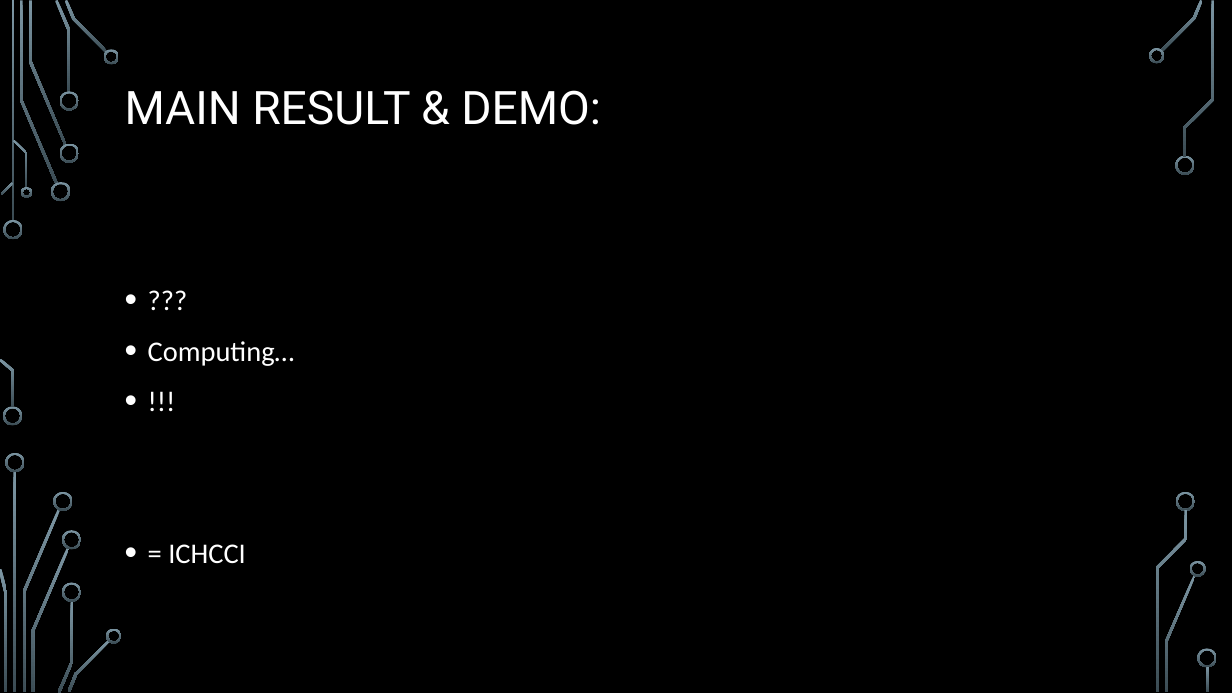
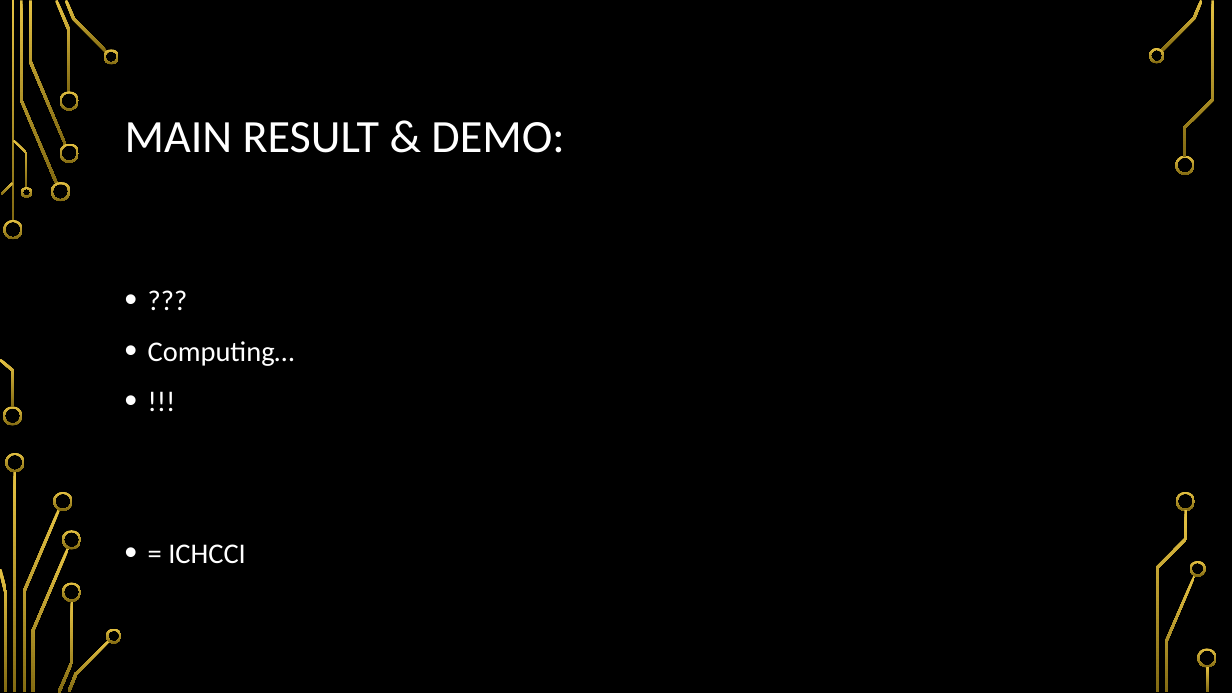
Before and after one commit to louis-md/Composite_indicator, a slide deck: slide 7 of ICHCCI.pptx. Drawn at 1232x693 pixels with LibreOffice and Linux fonts; fonts in the diff are those of the drawing; background and template pictures are left out. Boxes give left, top, right and bottom in pixels: in the first picture for what was removed or moved away, otherwise in the second. Text is boxed around its words. In the diff, an @@ line names an element or a change of style, - is before the commit and + after.

```diff
--- a/ICHCCI.pptx
+++ b/ICHCCI.pptx
@@ fill gradient #7C96A3 to #3B4C54 to gradient #E5C243 to #826A12 in 36 elements at box(4, 220, 23, 239), box(3, 407, 22, 426), box(20, 1, 57, 184), box(51, 182, 70, 201), box(29, 1, 66, 145), box(55, 0, 71, 92), box(59, 143, 79, 163), box(59, 91, 79, 111), box(65, 0, 107, 54), box(104, 49, 120, 64), box(1, 182, 14, 195), box(0, 359, 14, 408), box(13, 140, 28, 188), box(20, 187, 31, 198), box(14, 471, 17, 692), box(22, 509, 59, 691), box(6, 453, 25, 472), box(0, 568, 6, 691), box(54, 492, 73, 511), box(31, 548, 69, 692), box(57, 601, 73, 693), box(62, 531, 81, 550), box(62, 582, 81, 602), box(67, 640, 110, 692), box(106, 628, 122, 643), box(1161, 0, 1203, 52), box(1149, 48, 1165, 64), box(1176, 155, 1195, 175), box(1165, 576, 1196, 692), box(1190, 561, 1206, 577), box(1184, 1, 1214, 157), box(1177, 492, 1196, 511), box(1156, 510, 1188, 692), box(1198, 649, 1217, 668), box(1207, 666, 1210, 692), box(11, 1, 14, 222) @@
@@ title "MAIN RESULT & DEMO:" at box(125, 122, 564, 153): font Roboto to Calibri @@
```
Also in this commit, not shown: 7 other slides changed.
